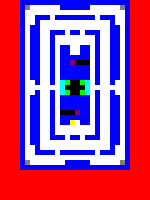
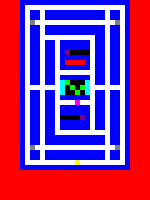
Layer changes from the first w=150, h=200 image to the second:
"Layer": opacity 20% → 100%, moved it above "Board6.png", painted on it over bbox(25, 5, 125, 165)
renamed "Layer #1" to "Board6.png", opacity 100% → 15%, painted on it over bbox(25, 5, 125, 165)
